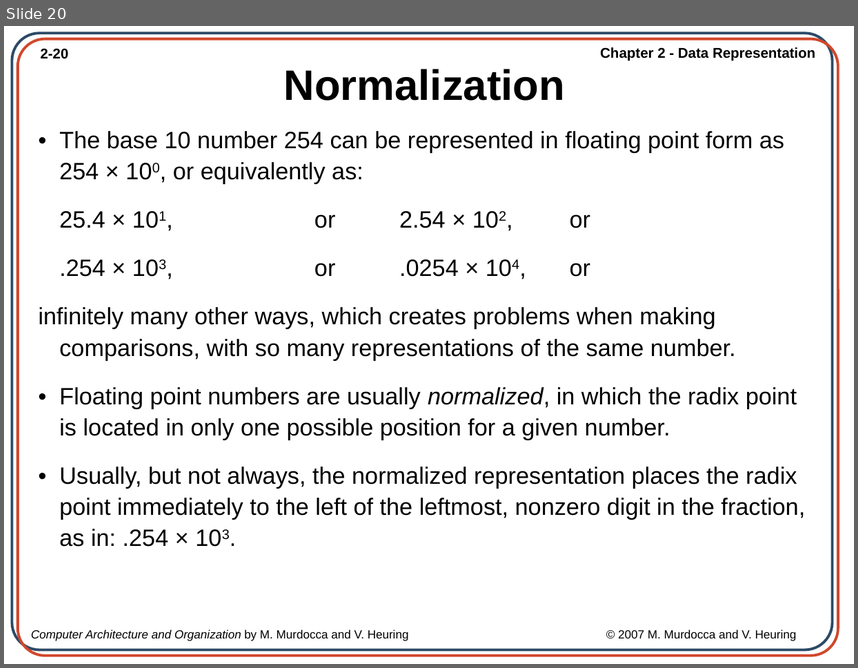
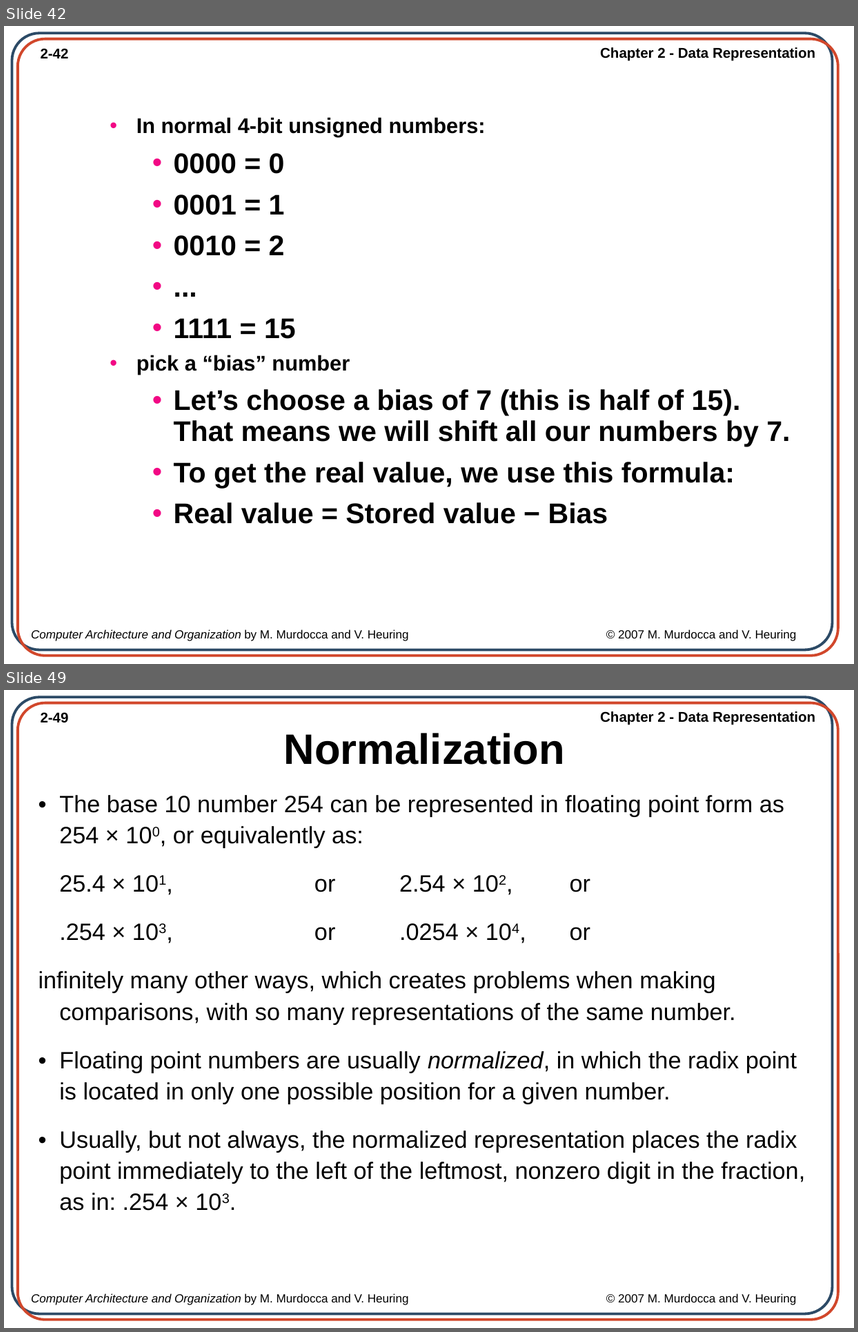
Before and after one commit to AfiqahAzahari-here/computer_organization_arch, a slide deck: SLIDE_NOTA/Ch02_Data Representation.ppt. Shown one above the other, each under a label of ours: slide 20 before the commit, slides 42 and 49 after it; the slides between them are not shown. The pictures are 858x668 and 858x1332 pixels, drawn with LibreOffice and Linux fonts; fonts in the diff are those of the drawing; background and template pictures are left out. Boxes give left, top, right and bottom in pixels: in the first picture for what was removed or moved away, otherwise in the second. Text is boxed around its words. In the diff, an @@ line names an element or a change of style, - is before the commit and + after.

```diff
--- a/SLIDE_NOTA/Ch02_Data Representation.ppt
+++ b/SLIDE_NOTA/Ch02_Data Representation.ppt
@@ slide 42 added at [4,26,854,664], background picture (left out); not listed: 5 template elements that a slide beside it also shows @@
@@ text added at [136,117,790,523], 24 pt, text #000000, bold @@
+• In normal 4-bit unsigned numbers:
+  • 0000 = 0
+  • 0001 = 1
+  • 0010 = 2
+  • ...
+  • 1111 = 15
+• pick a “bias” number
+  • Let’s choose a bias of 7 (this is half of 15).
+    That means we will shift all our numbers by 7.
+  • To get the real value, we use this formula:
+  • Real value = Stored value − Bias
@@ what was slide 20 is now slide 49 @@
@@ page number at [41,712,69,723]: text changed @@
-2-20
+2-49
```
Also in this commit, not shown: 12 slides changed, 32 other slides added, 4 other files.
